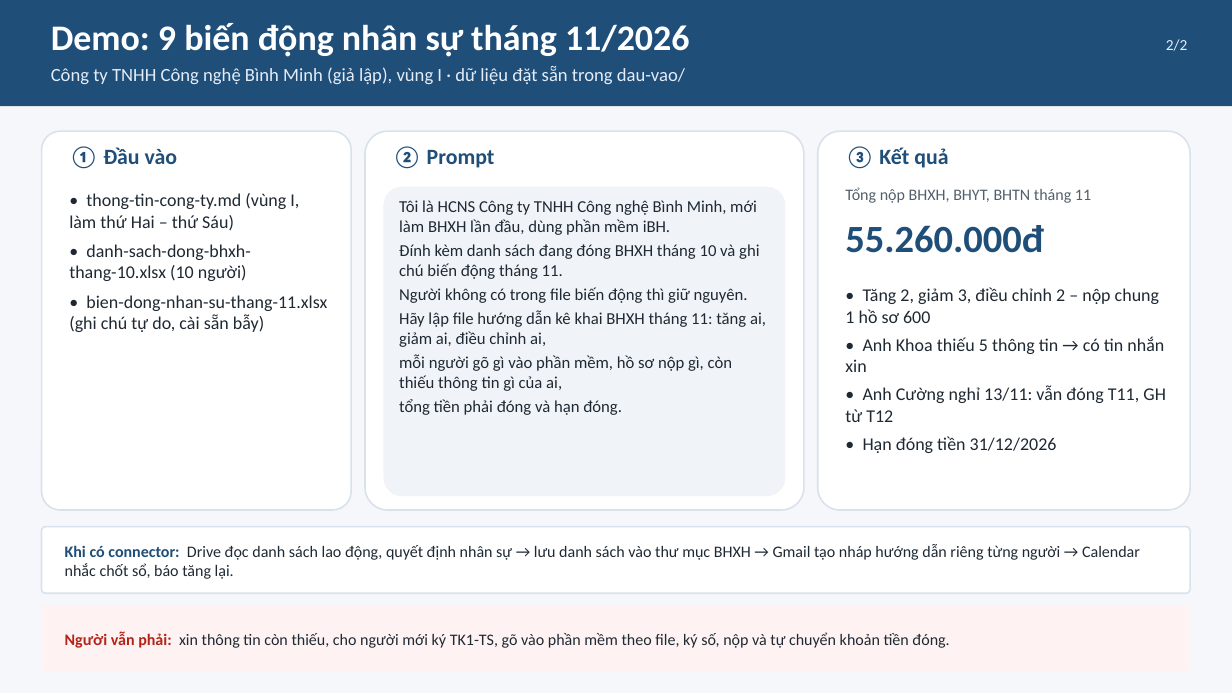
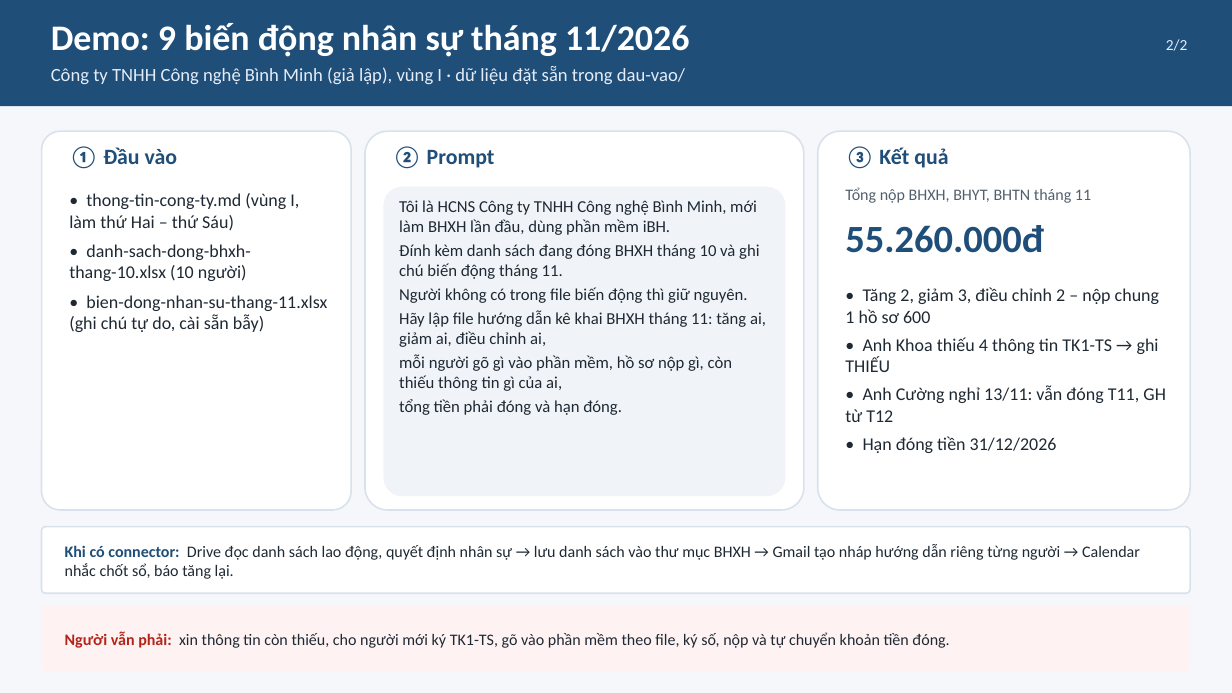
Before and after one commit to billdao77-cpu/Bill-Dao, a slide deck: slide 2 of example/bao-tang-giam-bhxh/slide/bao-tang-giam-bhxh.pptx. Drawn at 1232x693 pixels with LibreOffice and Linux fonts; fonts in the diff are those of the drawing. Boxes give left, top, right and bottom in pixels: in the first picture for what was removed or moved away, otherwise in the second. Text is boxed around its words. In the diff, an @@ line names an element or a change of style, - is before the commit and + after.

```diff
--- a/example/bao-tang-giam-bhxh/slide/bao-tang-giam-bhxh.pptx
+++ b/example/bao-tang-giam-bhxh/slide/bao-tang-giam-bhxh.pptx
@@ text at box(845, 337, 1159, 372): text changed @@
-• Anh Khoa thiếu 5 thông tin → có tin nhắn xin
+• Anh Khoa thiếu 4 thông tin TK1-TS → ghi THIẾU
```
Also in this commit, not shown: 1 other slide changed, 59 other files.
